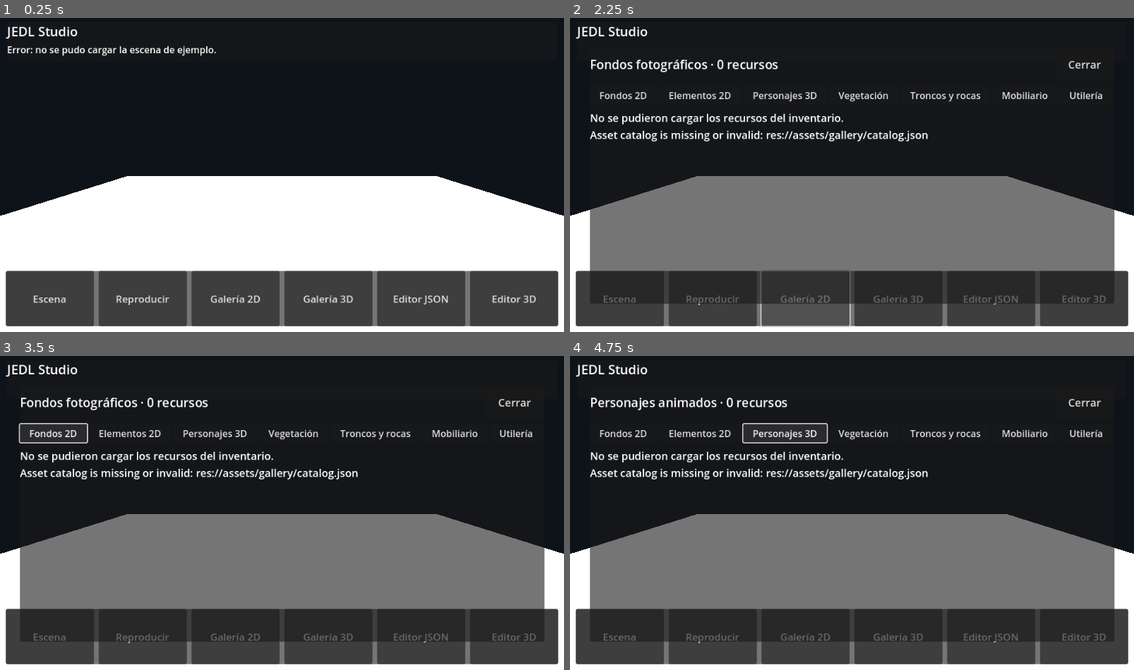
Above: before the commit, frames 1-4 (two rows, left to right).
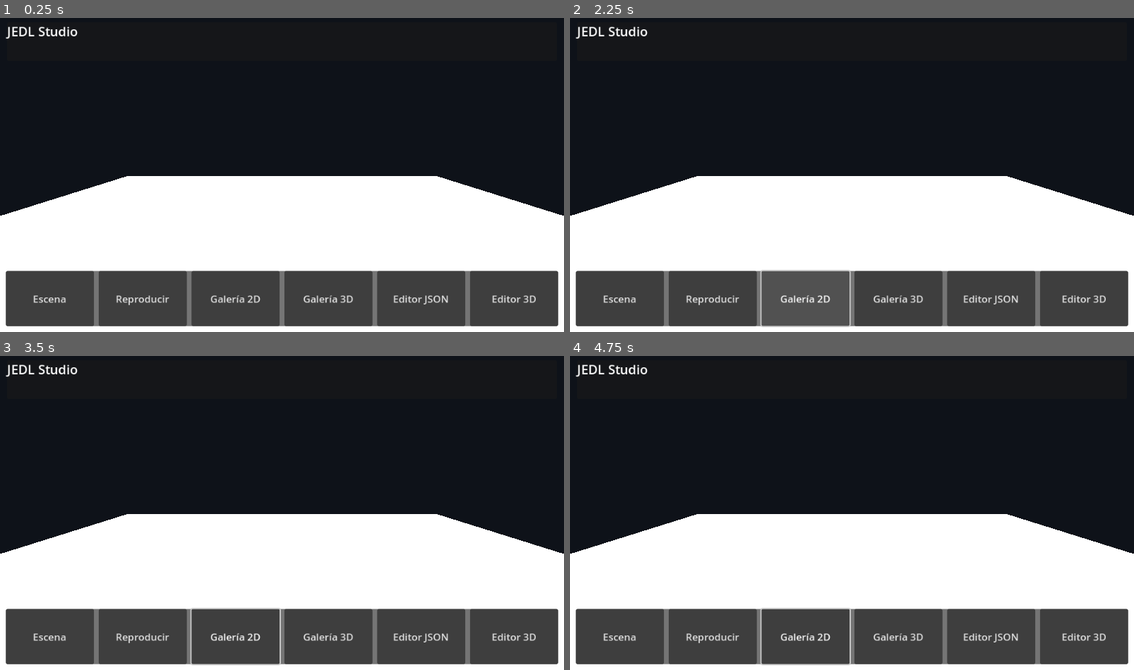
Above: after the commit, the same moments.

Repository: juancito860715-lgtm/jedl-studio
Game: Godot game, scene res://Main.tscn
The game is run twice, just before and just after one commit, with the same random seed, the same clock (stepped at 60 frames per second) and the same inputs.
Inputs (mouse positions are in pixels of both pictures, inside the frame that each line leads up to):
- Up to frame 1 (0.25 s): no input
- Up to frame 2 (2.25 s): click "Escena" at 0.5 s; click "Reproducir" at 1.25 s; click "Galería 2D" at 2 s
- Up to frame 3 (3.5 s): click (50, 434) at 2.75 s, where only the run before the commit has a clickable "Fondos 2D"
- Up to frame 4 (4.75 s): click (699, 434) at 3.5 s, where only the run before the commit has a clickable "Elementos 2D"; click (784, 434) at 4.25 s, where only the run before the commit has a clickable "Personajes 3D"

The runs differ from the first frame. In frame 1, 0.5% of the frame differs, in the area x 1-39%, y 8-13%; in frame 2, 32%, in the area x 3-97%, y 13-92%; in frame 3, 31%; in frame 4, 31%.
Error after the commit: Parse Error: Cannot infer the type of "has_no_errors" variable because the value doesn't have a set type. (res://scripts/CatalogManager.gd:142)

Commit message:
Enforce Godot asset compatibility and per-resource import validation

Diff:
--- a/scripts/CatalogManager.gd
+++ b/scripts/CatalogManager.gd
@@ -5,16 +5,18 @@
 
 const CATALOG_PATH := "res://assets/gallery/catalog.json"
 const MANIFEST_PATH := "res://assets/gallery/manifest.json"
+const VALIDATION_REPORT_PATH := "res://assets/gallery/validation_report.json"
 
 var _catalog_loaded := false
 var _catalog_error := ""
+var _entries_by_id: Dictionary = {}
+var _manifest_by_id: Dictionary = {}
+var _validation_by_id: Dictionary = {}
+var _all_entries: Array[Dictionary] = []
 
 
 func get_catalog_error() -> String:
     return _catalog_error
-var _entries_by_id: Dictionary = {}
-var _manifest_by_id: Dictionary = {}
-var _all_entries: Array[Dictionary] = []
 
 
 func load_catalog() -> bool:
@@ -24,6 +26,7 @@
     _catalog_error = ""
     _entries_by_id.clear()
     _manifest_by_id.clear()
+    _validation_by_id.clear()
     _all_entries.clear()
 
     var catalog_value: Variant = _read_json(CATALOG_PATH)
@@ -32,19 +35,27 @@
     var manifest_value: Variant = _read_json(MANIFEST_PATH)
     if typeof(manifest_value) != TYPE_DICTIONARY:
         return _fail("Offline root manifest is missing or invalid: " + MANIFEST_PATH)
+    var validation_value: Variant = _read_json(VALIDATION_REPORT_PATH)
+    if typeof(validation_value) != TYPE_DICTIONARY:
+        return _fail("Per-asset Godot validation report is missing or invalid")
 
     var catalog: Dictionary = catalog_value
     var manifest: Dictionary = manifest_value
+    var validation: Dictionary = validation_value
     if int(catalog.get("schemaVersion", -1)) != 2:
         return _fail("Unsupported asset catalog schema")
     if int(manifest.get("schemaVersion", -1)) != 1:
         return _fail("Unsupported offline manifest schema")
+    if int(validation.get("schemaVersion", -1)) != 1:
+        return _fail("Unsupported per-asset validation report schema")
     if String(manifest.get("catalogPath", "")) != CATALOG_PATH:
         return _fail("Root manifest points to a different catalog")
     var expected_catalog_hash := String(manifest.get("catalogSha256", ""))
     var actual_catalog_hash := FileAccess.get_sha256(CATALOG_PATH)
     if expected_catalog_hash.is_empty() or actual_catalog_hash != expected_catalog_hash:
         return _fail("Catalog SHA-256 does not match the offline root manifest")
+    if String(validation.get("catalogSha256", "")) != actual_catalog_hash:
+        return _fail("Per-asset validation report belongs to a different catalog")
 
     var manifest_assets: Variant = manifest.get("assets", [])
     var manifest_files: Variant = manifest.get("files", [])
@@ -55,6 +66,7 @@
     if int(manifest.get("fileCount", -1)) != manifest_files.size():
         return _fail("Offline manifest fileCount is inconsistent")
 
+    var manifest_file_hashes: Dictionary = {}
     for file_value in manifest_files:
         if not file_value is Dictionary:
             return _fail("Offline manifest contains an invalid file record")
@@ -65,6 +77,10 @@
             return _fail("Offline manifest contains an invalid path or SHA-256")
         if int(file_record.get("sizeBytes", 0)) <= 0:
             return _fail("Offline manifest contains an empty file record: " + file_path)
+        manifest_file_hashes[file_path] = file_hash
+    var report_hash := String(manifest_file_hashes.get(VALIDATION_REPORT_PATH, ""))
+    if report_hash.is_empty() or report_hash != FileAccess.get_sha256(VALIDATION_REPORT_PATH):
+        return _fail("Per-asset validation report is absent from or differs from the root manifest")
 
     for asset_value in manifest_assets:
         if not asset_value is Dictionary:
@@ -83,9 +99,24 @@
             return _fail("Offline manifest asset is not marked offline/placeable: " + asset_id)
         _manifest_by_id[asset_id] = asset.duplicate(true)
 
+    var validation_assets: Variant = validation.get("assets", [])
+    if typeof(validation_assets) != TYPE_ARRAY:
+        return _fail("Per-asset validation report has no assets array")
+    for validation_value_entry in validation_assets:
+        if not validation_value_entry is Dictionary:
+            return _fail("Per-asset validation report contains an invalid record")
+        var validation_entry: Dictionary = validation_value_entry
+        var validation_id := String(validation_entry.get("assetId", ""))
+        if validation_id.is_empty() or _validation_by_id.has(validation_id):
+            return _fail("Per-asset validation report has a missing or duplicate assetId")
+        _validation_by_id[validation_id] = validation_entry.duplicate(true)
+
     var catalog_assets: Variant = catalog.get("assets", [])
     if typeof(catalog_assets) != TYPE_ARRAY or catalog_assets.is_empty():
         return _fail("Asset catalog has no assets")
+    if catalog_assets.size() != _manifest_by_id.size() or catalog_assets.size() != _validation_by_id.size():
+        return _fail("Catalog, manifest and validation report asset counts differ")
+
     for entry_value in catalog_assets:
         if not entry_value is Dictionary:
             return _fail("Asset catalog contains an invalid entry")
@@ -104,11 +135,23 @@
             return _fail("Asset license differs from root manifest: " + asset_id)
         if entry.get("offline", false) != true or entry.get("placeable", false) != true:
             return _fail("Asset is not marked offline/placeable: " + asset_id)
-        _entries_by_id[asset_id] = entry.duplicate(true)
-        _all_entries.append(entry.duplicate(true))
-
-    if _entries_by_id.size() != _manifest_by_id.size():
-        return _fail("Catalog and root manifest asset counts differ")
+        var validation_entry: Dictionary = _validation_by_id.get(asset_id, {})
+        if validation_entry.is_empty():
+            return _fail("Asset is absent from the Godot validation report: " + asset_id)
+        var validation_errors: Variant = validation_entry.get("errors", [])
+        var has_no_errors := typeof(validation_errors) == TYPE_ARRAY and validation_errors.is_empty()
+        var is_renderable := (
+            validation_entry.get("importado", false) == true
+            and validation_entry.get("instanciado", false) == true
+            and validation_entry.get("renderizable", false) == true
+            and has_no_errors
+        )
+        if is_renderable:
+            _entries_by_id[asset_id] = entry.duplicate(true)
+            _all_entries.append(entry.duplicate(true))
+        else:
+            push_warning("Hiding catalog asset that failed Godot validation: " + asset_id)
+
     _catalog_loaded = true
     return true
 
@@ -124,8 +167,6 @@
     if not _resource_exists(resource_path):
         push_error("Catalog resource is missing: " + resource_path)
         return {}
-    # File hashes are audited during the build and recorded in the root manifest.
-    # Avoid re-hashing large GLB files on every gallery selection on low-memory phones.
     return entry.duplicate(true)
 
 
@@ -174,6 +215,7 @@
     _catalog_loaded = false
     _entries_by_id.clear()
     _manifest_by_id.clear()
+    _validation_by_id.clear()
     _all_entries.clear()
     push_error(message)
     return false
--- /dev/null
+++ b/tests/catalog_asset_validation.gd
@@ -0,0 +1,134 @@
+extends SceneTree
+
+const CATALOG_PATH := "res://assets/gallery/catalog.json"
+const REPORT_PATH := "res://assets/gallery/validation_report.json"
+
+
+func _initialize() -> void:
+    call_deferred("_run_validation")
+
+
+func _run_validation() -> void:
+    var catalog_file := FileAccess.open(CATALOG_PATH, FileAccess.READ)
+    if catalog_file == null:
+        push_error("CATALOG_ASSET_VALIDATION_FAILED: catalog.json is missing")
+        quit(1)
+        return
+    var parsed: Variant = JSON.parse_string(catalog_file.get_as_text())
+    catalog_file.close()
+    if typeof(parsed) != TYPE_DICTIONARY:
+        push_error("CATALOG_ASSET_VALIDATION_FAILED: catalog schema is invalid")
+        quit(1)
+        return
+    var catalog: Dictionary = parsed
+    if typeof(catalog.get("assets", null)) != TYPE_ARRAY:
+        push_error("CATALOG_ASSET_VALIDATION_FAILED: catalog assets are not an array")
+        quit(1)
+        return
+
+    var report := {
+        "schemaVersion": 1,
+        "engine": "Godot 4.4.1",
+        "catalogSha256": FileAccess.get_sha256(CATALOG_PATH),
+        "assetCount": catalog["assets"].size(),
+        "assets": [],
+    }
+    var failed := false
+    for value in catalog["assets"]:
+        if not value is Dictionary:
+            failed = true
+            continue
+        var entry: Dictionary = value
+        var asset_id := String(entry.get("id", ""))
+        var resource_path := String(entry.get("path", ""))
+        var record := {
+            "assetId": asset_id,
+            "path": resource_path,
+            "kind": String(entry.get("kind", "")),
+            "importado": false,
+            "instanciado": false,
+            "renderizable": false,
+            "meshInstances": 0,
+            "surfaces": 0,
+            "errors": [],
+        }
+
+        var resource := ResourceLoader.load(resource_path)
+        if resource == null:
+            record["errors"].append("ResourceLoader.load returned null")
+        else:
+            record["importado"] = true
+            if record["kind"] == "3d":
+                if not resource is PackedScene:
+                    record["errors"].append("3D resource is not a PackedScene")
+                else:
+                    var instance: Node = (resource as PackedScene).instantiate()
+                    if instance == null:
+                        record["errors"].append("PackedScene.instantiate returned null")
+                    else:
+                        root.add_child(instance)
+                        await process_frame
+                        record["instanciado"] = true
+                        var meshes: Array[MeshInstance3D] = []
+                        if instance is MeshInstance3D:
+                            meshes.append(instance as MeshInstance3D)
+                        for child in instance.find_children("*", "MeshInstance3D", true, false):
+                            meshes.append(child as MeshInstance3D)
+                        var valid_meshes := 0
+                        var surface_total := 0
+                        for mesh_instance in meshes:
+                            if mesh_instance.mesh == null:
+                                continue
+                            var count := mesh_instance.mesh.get_surface_count()
+                            if count <= 0:
+                                continue
+                            var bounds := mesh_instance.mesh.get_aabb()
+                            if bounds.size.length() <= 0.0001:
+                                continue
+                            valid_meshes += 1
+                            surface_total += count
+                        record["meshInstances"] = valid_meshes
+                        record["surfaces"] = surface_total
+                        record["renderizable"] = valid_meshes > 0 and surface_total > 0
+                        if not record["renderizable"]:
+                            record["errors"].append("No MeshInstance3D with non-empty surfaces and bounds")
+                        instance.queue_free()
+                        await process_frame
+            elif record["kind"] == "2d":
+                if resource is Texture2D:
+                    var texture := resource as Texture2D
+                    record["instanciado"] = texture.get_width() > 0 and texture.get_height() > 0
+                    record["renderizable"] = record["instanciado"]
+                    if not record["renderizable"]:
+                        record["errors"].append("Texture dimensions are empty")
+                else:
+                    record["errors"].append("2D resource is not a Texture2D")
+            else:
+                record["errors"].append("Unsupported catalog kind")
+
+        var preview_path := String(entry.get("preview_path", ""))
+        if not preview_path.is_empty():
+            var preview := ResourceLoader.load(preview_path)
+            if not preview is Texture2D:
+                record["errors"].append("Preview failed to load as Texture2D")
+                record["renderizable"] = false
+
+        if not record["importado"] or not record["instanciado"] or not record["renderizable"] or not record["errors"].is_empty():
+            failed = true
+            push_error("ASSET_VALIDATION_FAILED: " + asset_id + " " + JSON.stringify(record["errors"]))
+        report["assets"].append(record)
+
+    var report_file := FileAccess.open(REPORT_PATH, FileAccess.WRITE)
+    if report_file == null:
+        push_error("CATALOG_ASSET_VALIDATION_FAILED: cannot write validation_report.json")
+        quit(1)
+        return
+    report_file.store_string(JSON.stringify(report, "\t") + "\n")
+    report_file.close()
+
+    if failed or report["assets"].size() != report["assetCount"]:
+        push_error("CATALOG_ASSET_VALIDATION_FAILED: one or more catalog resources failed")
+        quit(1)
+        return
+    print("CATALOG_ASSET_VALIDATION_OK: assets=%d" % report["assetCount"])
+    quit(0)
--- a/tests/catalog_manager_test.gd
+++ b/tests/catalog_manager_test.gd
@@ -12,7 +12,7 @@
     var manager = CatalogManagerScript.new()
     root.add_child(manager)
 
-    assert(manager.load_catalog(), "Root manifest must validate against the catalog SHA-256")
+    assert(manager.load_catalog(), "Catalog, root manifest and per-asset Godot validation report must agree")
     var resolved_background: Dictionary = manager.resolve_asset_id("background.mossy_forest")
     assert(not resolved_background.is_empty(), "Background assetId must resolve through the root manifest")
     assert(String(resolved_background["sha256"]).length() == 64, "Resolved background must expose its SHA-256")
@@ -28,8 +28,9 @@
         assert(ResourceLoader.exists(String(item["preview_path"])), "Every 2D card must have a packaged preview")
 
     var models: Array[Dictionary] = manager.scan_catalog("3d")
-    assert(models.size() >= 13, "The 3D gallery must expose the core models, the animated Fox and the Tevy humanoid")
-    assert(models.any(func(item: Dictionary) -> bool: return item["id"] == "character.fox.khronos.v1"), "The animated Fox test character must remain in the gallery")
+    assert(models.size() >= 12, "The 3D gallery must expose the curated core models and animated Fox")
+    assert(models.any(func(item: Dictionary) -> bool: return item["id"] == "character.fox.khronos.v1"),
+        "The animated Fox test character must remain in the gallery")
     for item in models:
         assert(String(item["path"]).ends_with(".gltf") or String(item["path"]).ends_with(".glb"),
             "Every 3D asset must be a real glTF model, not a preview image")
@@ -59,13 +60,17 @@
     assert(parser.active_instances.size() == 1 and parser.active_instances.back() is Node3D,
         "A selected 3D model must become a Node3D scene instance")
     var fox_entry: Dictionary = models.filter(func(item: Dictionary) -> bool: return item["id"] == "character.fox.khronos.v1")[0]
-    assert(parser.add_catalog_asset(String(fox_entry["path"]), false, String(fox_entry["id"])), "The animated Fox must be placeable from the character gallery")
+    assert(parser.add_catalog_asset(String(fox_entry["path"]), false, String(fox_entry["id"])),
+        "The animated Fox must be placeable from the character gallery")
     var gallery_fox: Node3D = parser.active_instances.back()
-    assert(gallery_fox.get_meta("jedl_asset_id") == "character.fox.khronos.v1", "Placed Fox must retain its stable assetId")
+    assert(gallery_fox.get_meta("jedl_asset_id") == "character.fox.khronos.v1",
+        "Placed Fox must retain its stable assetId")
     var fox_players := gallery_fox.find_children("*", "AnimationPlayer", true, false)
     assert(not fox_players.is_empty(), "The gallery Fox must retain its AnimationPlayer")
-    assert((fox_players[0] as AnimationPlayer).is_playing(), "Rigged gallery characters must begin their default animation instead of remaining static")
-    assert((fox_players[0] as AnimationPlayer).current_animation == "Walk", "The Fox gallery default must be the Walk animation")
+    assert((fox_players[0] as AnimationPlayer).is_playing(),
+        "Rigged gallery characters must begin their default animation instead of remaining static")
+    assert((fox_players[0] as AnimationPlayer).current_animation == "Walk",
+        "The Fox gallery default must be the Walk animation")
 
     parser.queue_free()
     camera.queue_free()
